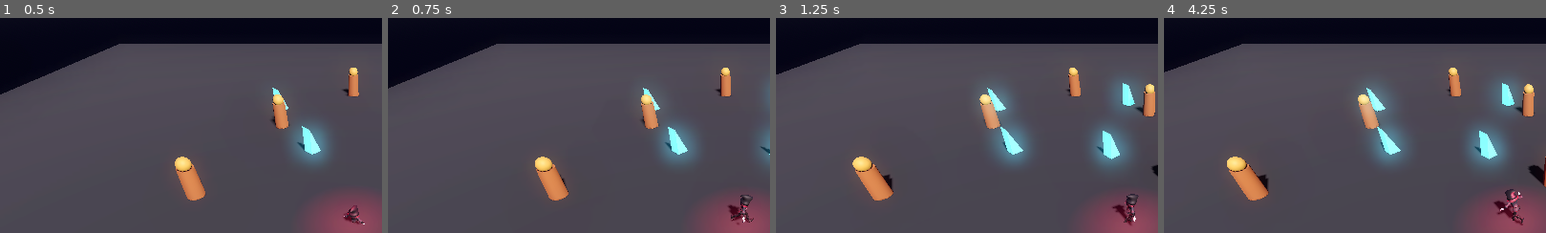
Above: before the commit, frames 1-4 (left to right).
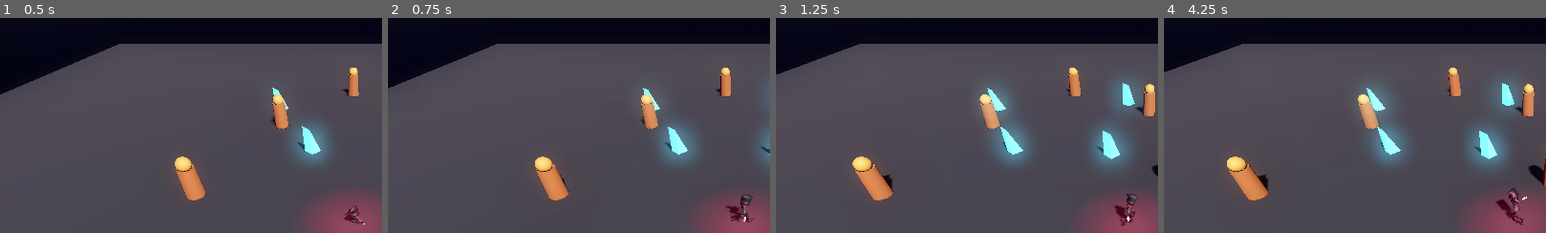
Above: after the commit, the same moments.

Repository: v-prokofev/MisterV
Game: Godot game, scene res://scenes/main.tscn
Same seed, same stepped clock (60 frames per second), same inputs: the game is played once before the commit and once after it.
Inputs (mouse positions are % of the whole screen's width and height, from its top left):
- Up to frame 1 (0.5 s): no input
- Up to frame 2 (0.75 s): tap Enter at 0.5 s; move the mouse to (72, 45) at 0.52 s; hold D (move_right) from 0.53 s (still down); click (72, 45) at 0.67 s
- Up to frame 3 (1.25 s): keep holding D (move_right)
- Up to frame 4 (4.25 s): move the mouse to (30, 55) at 1.27 s; release D (move_right) at 1.28 s; hold S (move_backward) 1.28-2.03 s; move the mouse to (60, 28) at 2.02 s; hold D (move_right) 2.03-2.78 s; move the mouse to (45, 70) at 2.77 s; hold W (move_forward) 2.78-3.53 s; click (45, 70) at 2.92 s; move the mouse to (80, 65) at 3.52 s; hold A (move_left) from 3.53 s (still down)
The pictures show only the part of the screen within x 4-54%, y 3-53%; the shares and areas given below are measured in that part.

Frame 1 is identical in both runs. In frame 2, less than 0.1% of the frame differs, in the area x 88-96%, y 82-96%; in frame 3, 0.2%; in frame 4, 0.4%, in the area x 86-95%, y 79-92%.

Commit message:
Fix torso orientation during running strafe using SkeletonModifier3D counter-rotation

Diff:
--- a/src/scripts/player.gd
+++ b/src/scripts/player.gd
@@ -20,6 +20,7 @@
 var anim_player: AnimationPlayer = null
 var anim_tree: AnimationTree = null
 var is_attacking: bool = false
+var is_moving: bool = false
 
 var current_target: Node3D = null
 var attack_timer: float = 0.0
@@ -46,6 +47,7 @@
 	_setup_character_texture()
 	_setup_animation_library()
 	_setup_animation_tree()
+	_setup_skeleton_modifier()
 
 func _unhandled_input(event: InputEvent) -> void:
 	if event is InputEventMouseButton and event.pressed:
@@ -99,6 +101,14 @@
 			anim.loop_mode = Animation.LOOP_LINEAR if anim_name != "attack" else Animation.LOOP_NONE
 			_make_animation_in_place(anim)
 			library.add_animation(anim_name, anim)
+
+			# Print Hips initial Y rotation for diagnosis
+			for t in range(anim.get_track_count()):
+				if anim.track_get_type(t) == Animation.TYPE_ROTATION_3D and "Hips" in String(anim.track_get_path(t)):
+					if anim.track_get_key_count(t) > 0:
+						var q: Quaternion = anim.track_get_key_value(t, 0)
+						var deg_y = rad_to_deg(q.get_euler().y)
+						print("Anim '%s' Hips Y-rotation = %.1f deg" % [anim_name, deg_y])
 			print("Registered animation: ", anim_name)
 		inst.queue_free()
 
@@ -249,15 +259,18 @@
 
 		var clean_bone: String = bone_short.trim_prefix("mixamorig_").trim_prefix("mixamorig:")
 
-		var is_lower: bool = lower_set.has(clean_bone)
-		var is_upper: bool = not is_lower
-
-		# Filter path = true means THIS track gets blended from Input 1 (upper_sm / attack).
-		# Filter path = false means THIS track stays on Input 0 (locomotion_sm / legs).
+		var track_type = atk_anim.track_get_type(i)
+		var is_upper: bool = false
+
+		if lower_set.has(clean_bone):
+			is_upper = false     # Hips and legs come from locomotion
+		else:
+			is_upper = true      # Torso (Spine), shoulders, arms, head come from upper_sm
+
 		body_blend.set_filter_path(track_path, is_upper)
 		if is_upper:
 			filtered += 1
-		print("  [%s] %s (clean: %s) -> BLEND_UPPER=%s" % [i, path_str, clean_bone, is_upper])
+		print("  [%s] %s (clean: %s, type: %s) -> BLEND_UPPER=%s" % [i, path_str, clean_bone, track_type, is_upper])
 	print("------------------------------------------")
 
 	print("Upper-body filter applied: %d tracks assigned to upper blend out of %d total" % [filtered, total])
@@ -321,7 +334,7 @@
 	var has_target := (current_target != null and is_instance_valid(current_target))
 	_upper_blend_target = 1.0 if (is_attacking or has_target) else 0.0
 
-	var is_moving := (input_dir != Vector2.ZERO and velocity.length() > 0.3)
+	is_moving = (input_dir != Vector2.ZERO and velocity.length() > 0.3)
 	if anim_tree and anim_tree.tree_root:
 		var body_blend = anim_tree.tree_root.get_node("body_blend") as AnimationNodeBlend2
 		if body_blend:
@@ -420,3 +433,42 @@
 			min_dist = dist
 			nearest = dummy
 	return nearest
+
+func _setup_skeleton_modifier() -> void:
+	if not vampire_model:
+		return
+	var skel: Skeleton3D = vampire_model.find_child("Skeleton3D", true, false) as Skeleton3D
+	if not skel:
+		print("Skeleton3D not found for modifier")
+		return
+	var modifier := TorsoAimModifier.new()
+	modifier.player = self
+	skel.add_child(modifier)
+	modifier.active = true
+	print("TorsoAimModifier attached to Skeleton3D successfully")
+
+class TorsoAimModifier extends SkeletonModifier3D:
+	var player: CharacterBody3D = null
+	var idle_hips_y: float = deg_to_rad(-58.2)
+
+	func _process_modification() -> void:
+		var skel := get_skeleton()
+		if not skel or not player:
+			return
+
+		var has_target := (player.current_target != null and is_instance_valid(player.current_target))
+		if not (player.is_moving and has_target):
+			return
+
+		var hips_idx := skel.find_bone("mixamorig_Hips")
+		var spine_idx := skel.find_bone("mixamorig_Spine")
+		if hips_idx < 0 or spine_idx < 0:
+			return
+
+		var hips_rot := skel.get_bone_pose_rotation(hips_idx)
+		var hips_y := hips_rot.get_euler().y
+		var delta_y := hips_y - idle_hips_y
+
+		var spine_rot := skel.get_bone_pose_rotation(spine_idx)
+		var correction := Quaternion(Vector3.UP, -delta_y)
+		skel.set_bone_pose_rotation(spine_idx, spine_rot * correction)
Not shown, changed: lor.md
